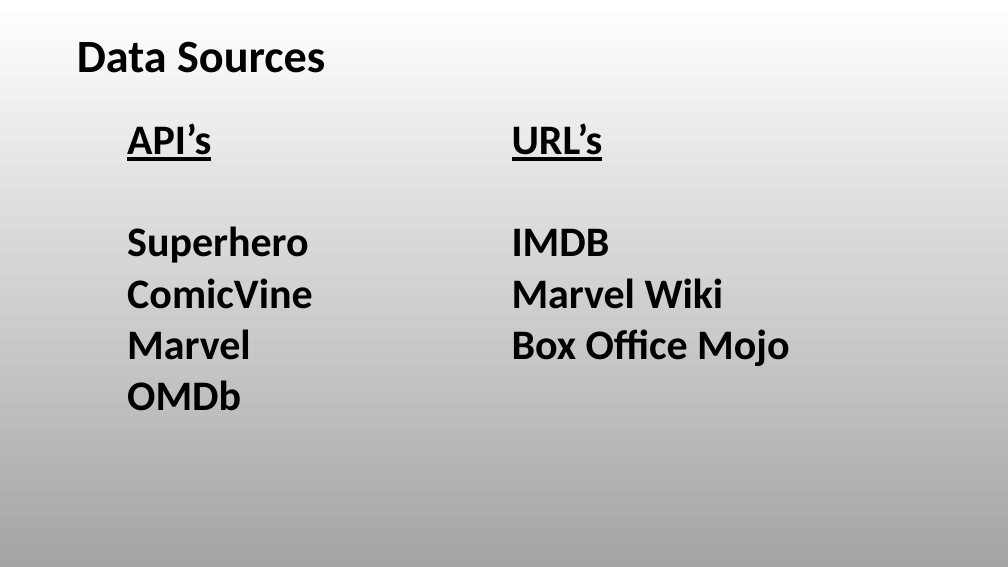
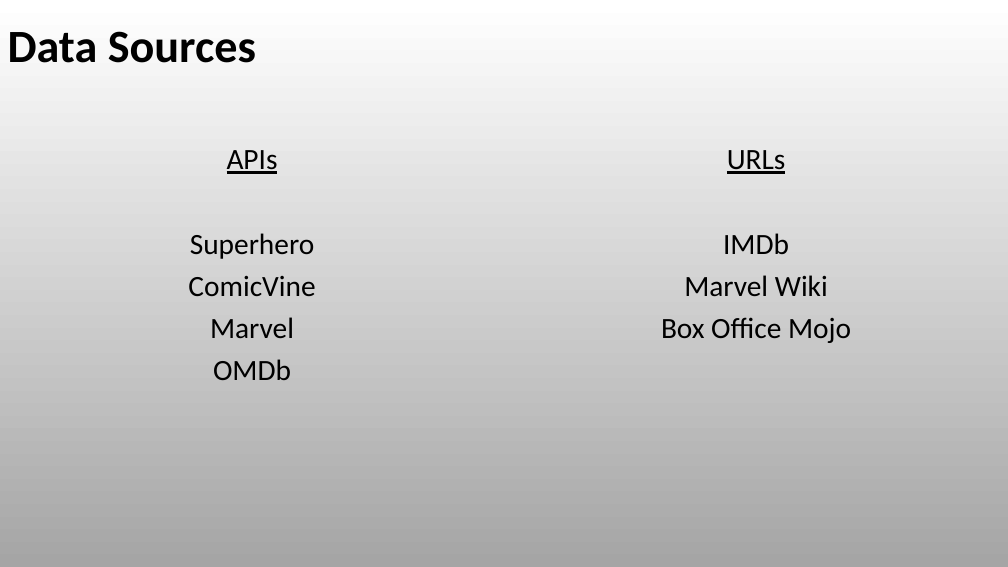
Before and after one commit to RyanSchraeder/Team-Aurora-Marvels, a slide deck: slide 4 of Project_1_Superheros.pptx. Drawn at 1008x567 pixels with LibreOffice and Linux fonts; fonts in the diff are those of the drawing. Boxes give left, top, right and bottom in pixels: in the first picture for what was removed or moved away, otherwise in the second. Text is boxed around its words. In the diff, an @@ line names an element or a change of style, - is before the commit and + after.

```diff
--- a/Project_1_Superheros.pptx
+++ b/Project_1_Superheros.pptx
@@ text "Data Sources" moved from (x1=77, y1=41, x2=325, y2=73) to (x1=8, y1=31, x2=256, y2=63) @@
@@ table removed at (x1=119, y1=111, x2=888, y2=567), 1 rows, 2 columns @@
-API’s / Superhero / ComicVine / Marvel / OMDb | URL’s / IMDB / Marvel Wiki / Box Office Mojo
@@ text added at (x1=188, y1=150, x2=315, y2=380), 28 pt, text #000000 @@
+APIs
+Superhero
+ComicVine
+Marvel
+OMDb
@@ text added at (x1=661, y1=150, x2=851, y2=343), 28 pt, text #000000 @@
+URLs
+IMDb
+Marvel Wiki
+Box Office Mojo
```
Also in this commit, not shown: 23 other slides changed, 1 slide added.
